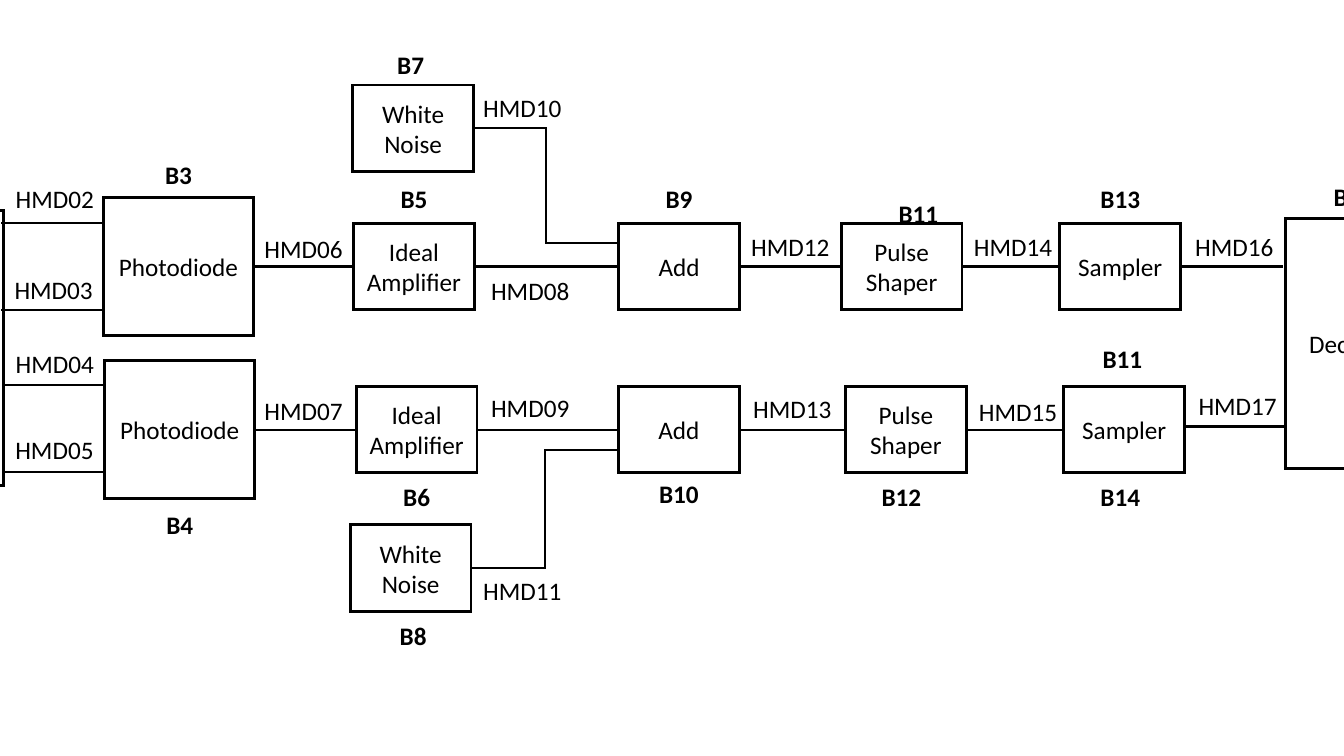
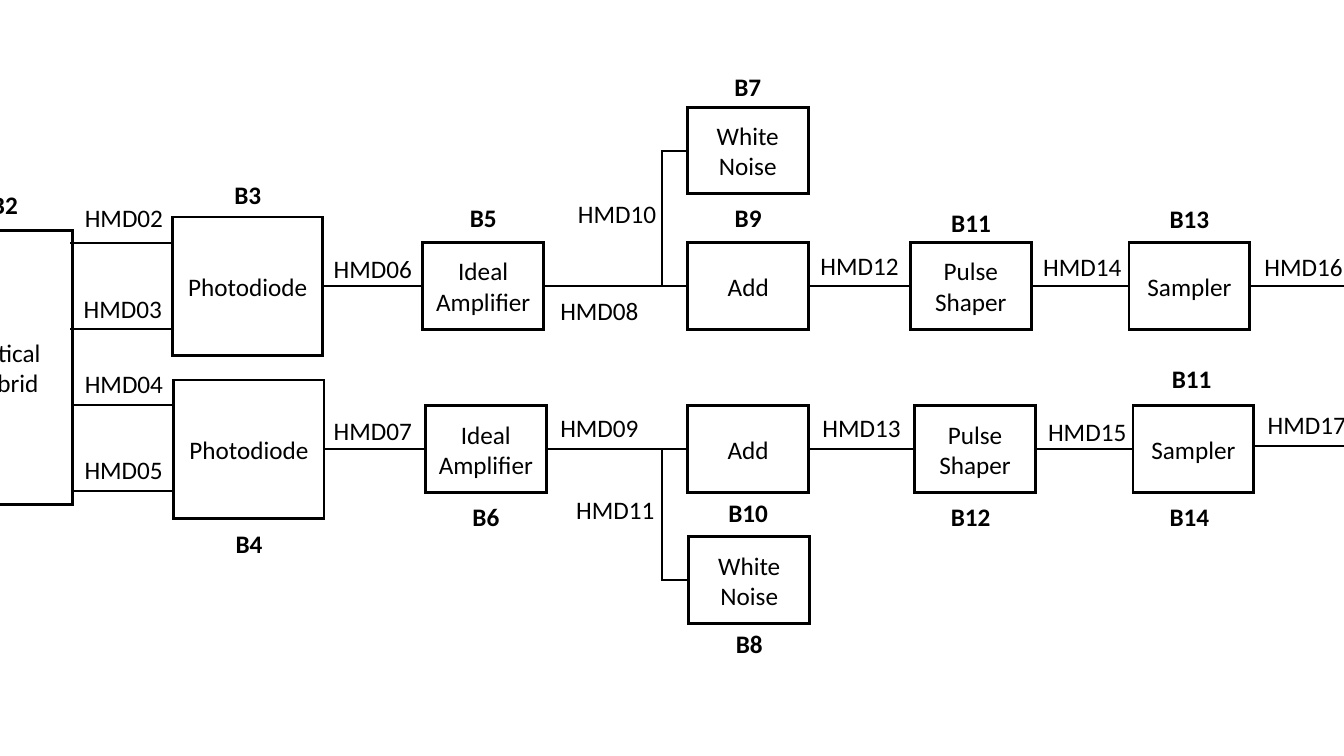
Before and after one commit to andonisantos/LinkPlanner, a slide deck: slide 1 of doc/tex/lib/homodyne_receiver/figures_raw/MQAM_receiver_block_diagram.pptx. Drawn at 1344x756 pixels with LibreOffice and Linux fonts; fonts in the diff are those of the drawing. Boxes give left, top, right and bottom in pixels: in the first picture for what was removed or moved away, otherwise in the second. Text is boxed around its words. In the diff, an @@ line names an element or a change of style, - is before the commit and + after.

```diff
--- a/doc/tex/lib/homodyne_receiver/figures_raw/MQAM_receiver_block_diagram.pptx
+++ b/doc/tex/lib/homodyne_receiver/figures_raw/MQAM_receiver_block_diagram.pptx
@@ text "B7": place and size @@
-text "B7" at [397, 57, 424, 74]
+text "B7" at [734, 79, 761, 96]
@@ rectangle "White Noise": place and size @@
-rectangle "White Noise" at [353, 85, 474, 171]
+rectangle "White Noise" at [688, 108, 809, 195]
@@ elbow line moved from (474, 128) - (619, 243) to (688, 151) - (688, 286) @@
@@ text removed at [1321, 176, 1344, 217] @@
-B15
@@ text added at [0, 197, 18, 214], 18 pt, text #000000, bold @@
+B2
@@ text "HMD10": place and size @@
-text "HMD10" at [483, 100, 561, 117]
+text "HMD10" at [578, 206, 656, 223]
@@ text "B11": place and size @@
-text "B11" at [899, 206, 939, 225]
+text "B11" at [951, 215, 991, 232]
@@ rectangle removed at [1287, 219, 1344, 469] @@
-Decoder
@@ line moved from (1181, 266) - (1284, 266) to (1250, 286) - (1344, 286) @@
@@ line moved from (1185, 426) - (1288, 426) to (1254, 446) - (1344, 446) @@
@@ elbow line moved from (471, 569) - (619, 450) to (689, 581) - (688, 450) @@
@@ 24 texts, 12 lines, 11 rectangles: place and size @@
-24 texts, 12 lines, 11 rectangles at [0, 167, 1277, 534]
+24 texts, 12 lines, 11 rectangles at [0, 187, 1344, 553]
@@ text "HMD11": place and size @@
-text "HMD11" at [483, 583, 561, 600]
+text "HMD11" at [576, 502, 654, 519]
@@ rectangle "White Noise": place and size @@
-rectangle "White Noise" at [350, 525, 471, 612]
+rectangle "White Noise" at [689, 537, 810, 624]
@@ text "B8": place and size @@
-text "B8" at [400, 627, 427, 645]
+text "B8" at [736, 635, 763, 653]
```
Also in this commit, not shown: 19 other files.
